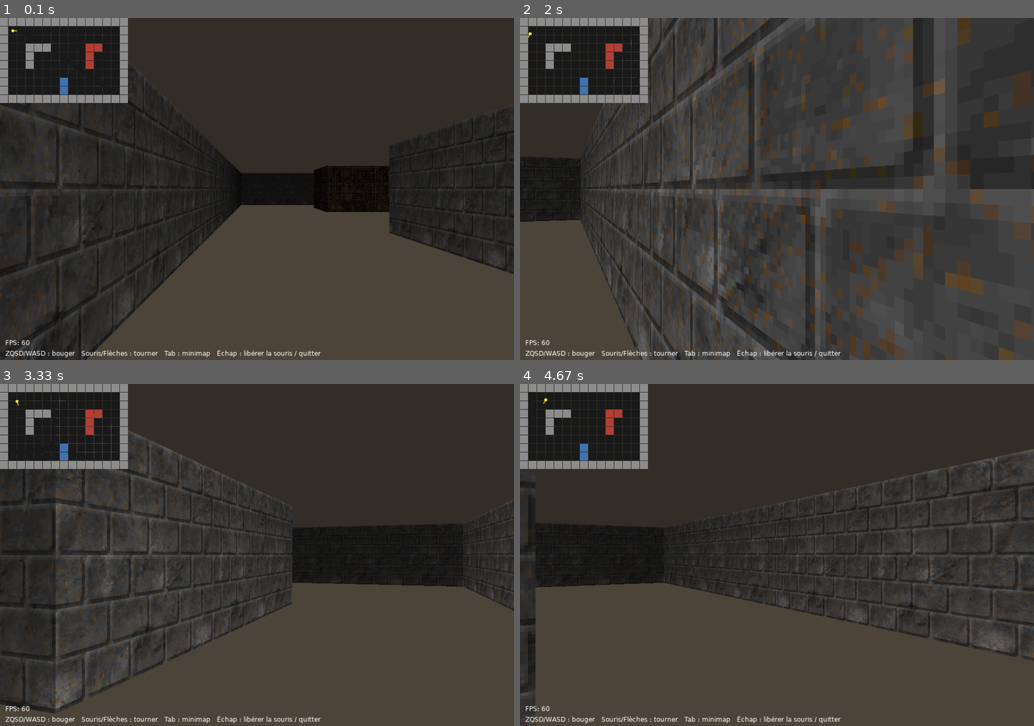
Above: before the commit, frames 1-4 (two rows, left to right).
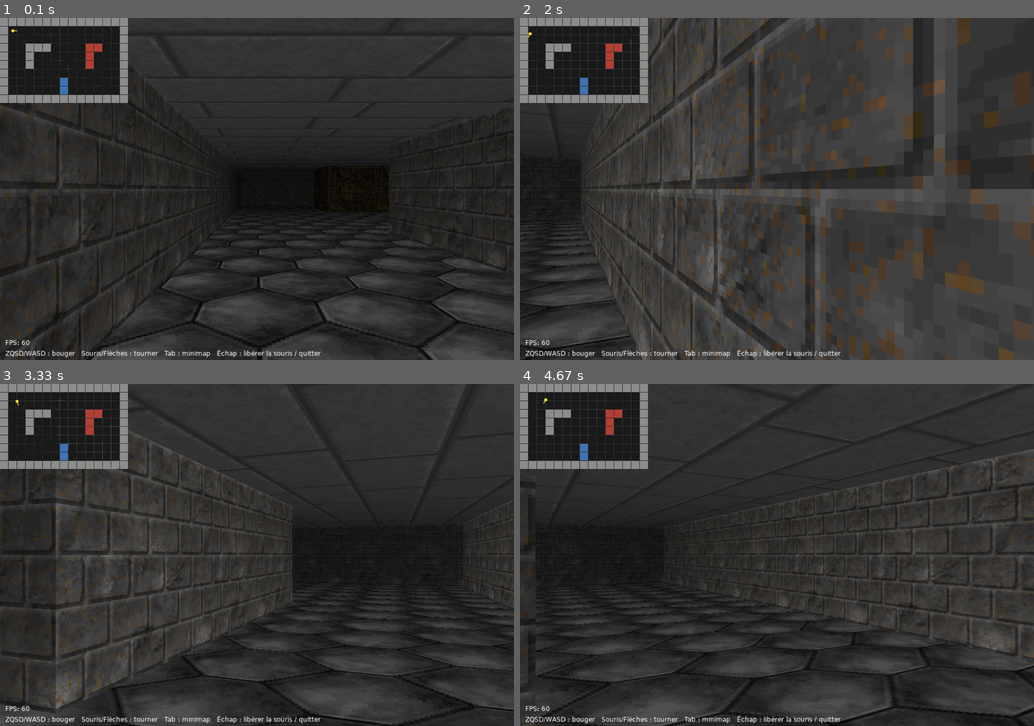
Above: after the commit, the same moments.

Repository: tristan-reig/doom-like
Game: LÖVE game, started from main.lua
Same seed, same stepped clock (60 frames per second), same inputs: the game is played once before the commit and once after it.
Inputs (mouse positions are in pixels of both pictures, inside the frame that each line leads up to):
- Up to frame 1 (0.1 s): no input
- Up to frame 2 (2 s): hold Right 0.33-0.8 s; move the mouse to (756, 202) at 0.37 s; hold Up 0.83-1.13 s; move the mouse to (941, 178) at 0.87 s; hold Right 1.17-1.63 s; move the mouse to (777, 209) at 1.2 s; hold Left from 1.67 s (still down); move the mouse to (653, 192) at 1.7 s
- Up to frame 3 (3.33 s): release Left at 2.2 s; hold Down 2.23-2.53 s; move the mouse to (308, 630) at 2.27 s; hold Left 2.57-2.97 s; move the mouse to (97, 633) at 2.6 s; hold Up from 3 s (still down); move the mouse to (334, 435) at 3.03 s
- Up to frame 4 (4.67 s): release Up at 3.37 s; hold Right 3.4-4.03 s; move the mouse to (967, 674) at 3.43 s; hold Down 4.07-4.43 s; move the mouse to (838, 585) at 4.1 s; hold Left from 4.47 s (still down); move the mouse to (787, 438) at 4.5 s

The runs differ from the first frame. In frame 1, 20% of the frame differs, in the area x 16-100%, y 7-100%; in frame 2, 4.3%; in frame 3, 19%; in frame 4, 22%, in the area x 3-100%, y 0-100%.

Commit message:
Sol et plafond texturés

Diff:
--- a/src/raycaster.lua
+++ b/src/raycaster.lua
@@ -3,6 +3,9 @@
 local Raycaster = {}
 
 Raycaster.fov = math.rad(66)
+Raycaster.fadeDist = 900     -- distance à laquelle l'assombrissement est maximal
+
+local floorShader -- shader du sol et du plafond, créé dans Raycaster.load()
 
 -- Lance un rayon depuis (px, py) dans la direction "angle".
 function Raycaster.castRay(px, py, angle)
@@ -96,6 +99,35 @@
 
         textures[id] = { image = img, quads = quads, width = tw, height = th }
     end
+
+    local function loadFlat(path)
+        local img = love.graphics.newImage(path)
+        img:setFilter("nearest", "nearest")
+        img:setWrap("repeat", "repeat")
+        return img
+    end
+
+    floorShader = love.graphics.newShader("src/shaders/floor.glsl")
+    floorShader:send("floorTex", loadFlat("assets/textures/floor4_8.png"))
+    floorShader:send("ceilTex", loadFlat("assets/textures/ceil3_5.png"))
+    floorShader:send("camHeight", Map.tileSize / 2)
+    floorShader:send("tileSize", Map.tileSize)
+    floorShader:send("fadeDist", Raycaster.fadeDist)
+end
+
+-- Dessine le sol et le plafond en une seule fois grâce au shader
+local function drawFloorAndCeiling(player, w, h, projDist)
+    local cos, sin = math.cos(player.angle), math.sin(player.angle)
+    floorShader:send("playerPos", { player.x, player.y })
+    floorShader:send("forward", { cos, sin })
+    floorShader:send("right", { -sin, cos })
+    floorShader:send("projDist", projDist)
+    floorShader:send("halfScreen", { w / 2, h / 2 })
+
+    love.graphics.setColor(1, 1, 1)
+    love.graphics.setShader(floorShader)
+    love.graphics.rectangle("fill", 0, 0, w, h)
+    love.graphics.setShader()
 end
 
 -- Dessine la vue 3D
@@ -105,11 +137,8 @@
 
     local projDist = halfW / math.tan(Raycaster.fov / 2)
 
-    -- Plafond et sol
-    love.graphics.setColor(0.20, 0.18, 0.16)
-    love.graphics.rectangle("fill", 0, 0, w, halfH)
-    love.graphics.setColor(0.30, 0.27, 0.22)
-    love.graphics.rectangle("fill", 0, halfH, w, halfH)
+    -- Plafond et sol texturés
+    drawFloorAndCeiling(player, w, h, projDist)
 
     for x = 0, w - 1 do
         local offset = math.atan((x - halfW) / projDist)
--- /dev/null
+++ b/src/shaders/floor.glsl
@@ -0,0 +1,35 @@
+// Shader du sol et du plafond
+extern Image floorTex;
+extern Image ceilTex;
+
+extern vec2 playerPos;
+extern vec2 forward;
+extern vec2 right;
+extern number projDist;
+extern vec2 halfScreen;
+extern number camHeight;
+extern number tileSize;
+extern number fadeDist;
+
+vec4 effect(vec4 color, Image tex, vec2 texCoords, vec2 screenCoords)
+{
+    number p = screenCoords.y - halfScreen.y;
+    bool isFloor = p > 0.0;
+    p = max(abs(p), 0.5); // évite une division par zéro sur l'horizon
+
+    number rowDist = camHeight * projDist / p;
+    number k = (screenCoords.x - halfScreen.x) / projDist;
+    vec2 world = playerPos + rowDist * (forward + right * k);
+    vec2 uv = world / tileSize;
+
+    vec4 c;
+    if (isFloor) {
+        c = Texel(floorTex, uv);
+    } else {
+        c = Texel(ceilTex, uv);
+    }
+
+    // Même assombrissement que les murs
+    number shade = max(0.25, 1.0 - rowDist / fadeDist);
+    return vec4(c.rgb * shade, 1.0) * color;
+}
